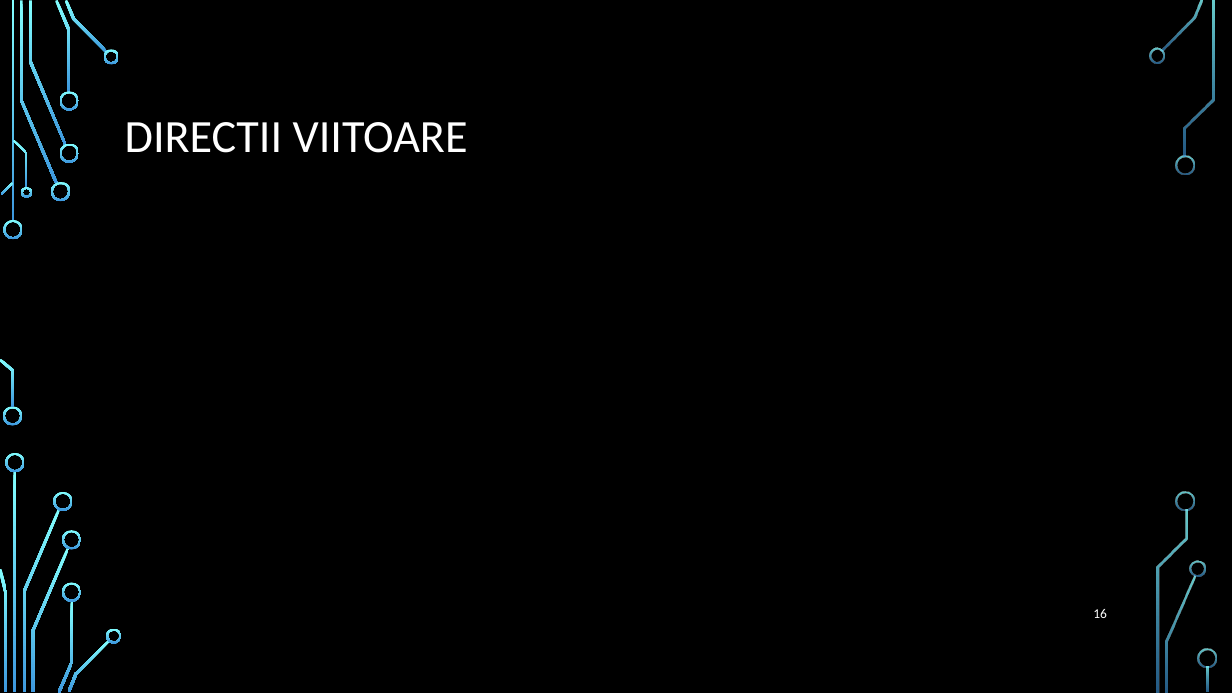
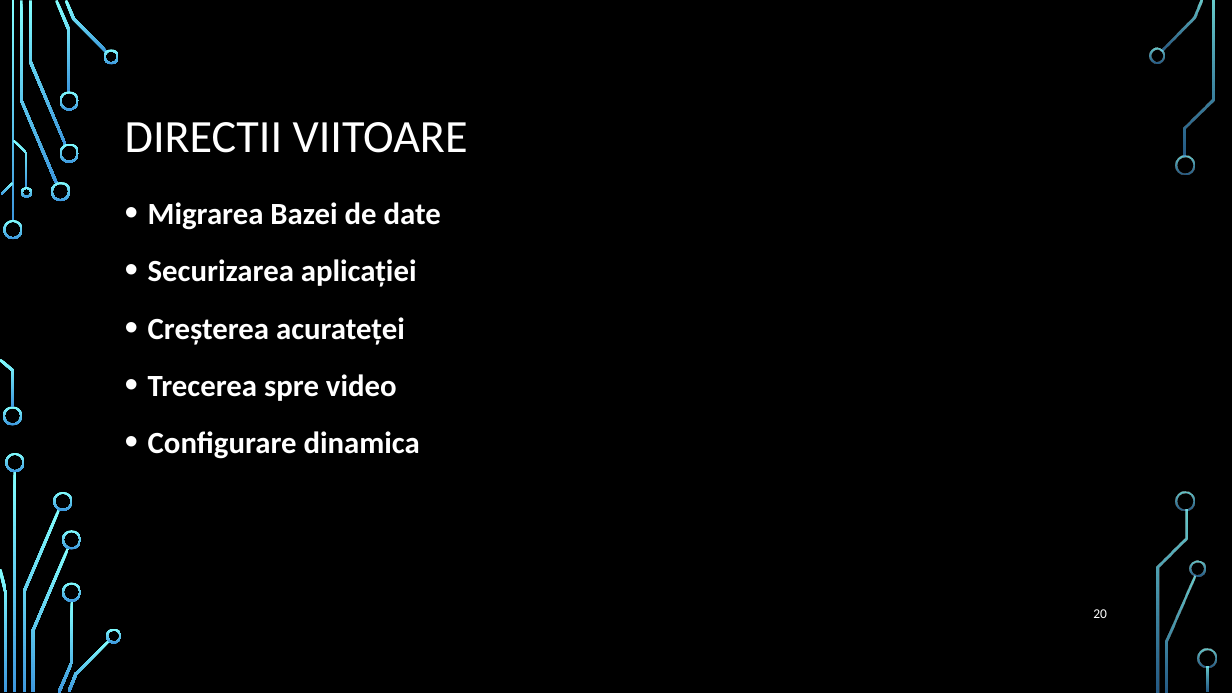
Before and after one commit to cristi-dorneanu/Agen, a slide deck: slide 20 of Licenta2018DorneanuCristian/AGEN.pptx (slide 16 before the commit). Drawn at 1232x693 pixels with LibreOffice and Linux fonts; fonts in the diff are those of the drawing; background and template pictures are left out. Boxes give left, top, right and bottom in pixels: in the first picture for what was removed or moved away, otherwise in the second. Text is boxed around its words. In the diff, an @@ line names an element or a change of style, - is before the commit and + after.

```diff
--- a/Licenta2018DorneanuCristian/AGEN.pptx
+++ b/Licenta2018DorneanuCristian/AGEN.pptx
@@ text added at [148,202,441,459], 24 pt, text #FFFFFF, bold @@
+• Migrarea Bazei de date
+• Securizarea aplicației
+• Creșterea acurateței
+• Trecerea spre video
+• Configurare dinamica
@@ page number at [1093,609,1107,618]: text changed @@
-16
+20
```
Also in this commit, not shown: 3 other slides changed, 11 slides added, 7 slides removed, 2 other files.
